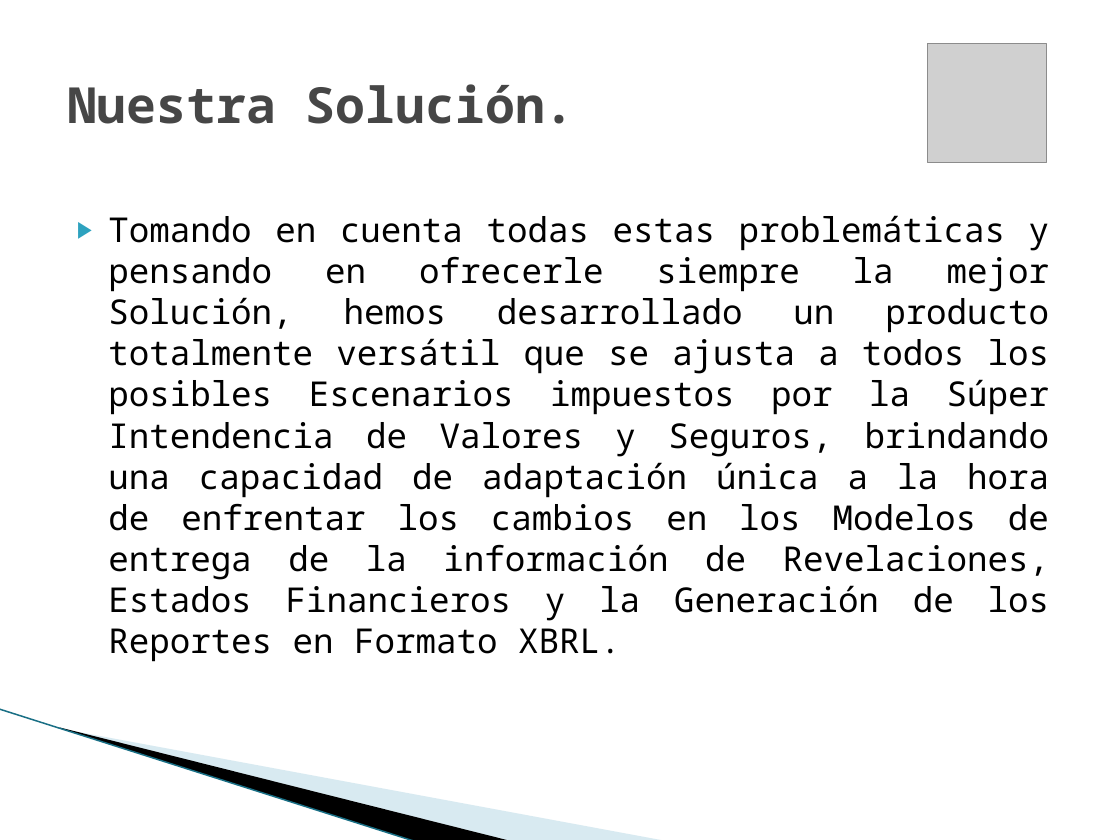
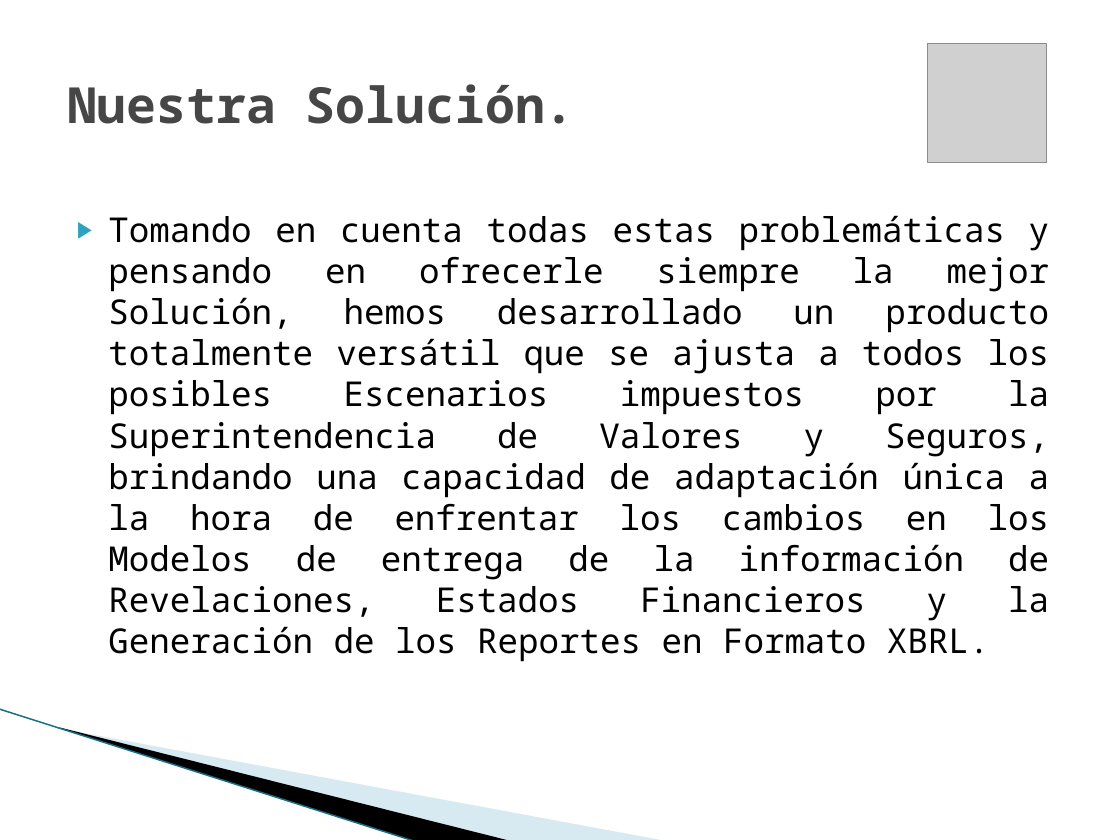
Before and after one commit to vicky1404/rev-ii, a slide deck: slide 8 of docs/comercial/brochure.pptx. Drawn at 1120x840 pixels with LibreOffice and Linux fonts; fonts in the diff are those of the drawing; grey boxes stand for pictures; background and template pictures are left out. Boxes give left, top, right and bottom in pixels: in the first picture for what was removed or moved away, otherwise in the second. Text is boxed around its words. In the diff, an @@ line names an element or a change of style, - is before the commit and + after.

```diff
--- a/docs/comercial/brochure.pptx
+++ b/docs/comercial/brochure.pptx
@@ text at box(108, 215, 1050, 662): text changed @@
-▶ Tomando en cuenta todas estas problemáticas y pensando en ofrecerle siempre la mejor Solución, hemos desarrollado un producto totalmente versátil que se ajusta a todos los posibles Escenarios impuestos por la Súper Intendencia de Valores y Seguros, brindando una capacidad de adaptación única a la hora de enfrentar los cambios en los Modelos de entrega de la información de Revelaciones, Estados Financieros y la Generación de los Reportes en Formato XBRL.
+▶ Tomando en cuenta todas estas problemáticas y pensando en ofrecerle siempre la mejor Solución, hemos desarrollado un producto totalmente versátil que se ajusta a todos los posibles Escenarios impuestos por la Superintendencia de Valores y Seguros, brindando una capacidad de adaptación única a la hora de enfrentar los cambios en los Modelos de entrega de la información de Revelaciones, Estados Financieros y la Generación de los Reportes en Formato XBRL.
```
Also in this commit, not shown: 3 other slides changed.
